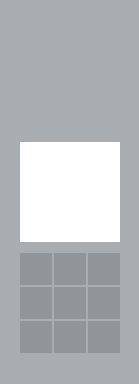
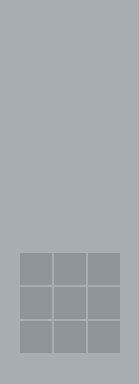
Layer changes from the first 139px x 384px image to the second:
added layer "Layer 2" above "Layer 1" over [20, 142, 120, 242]
